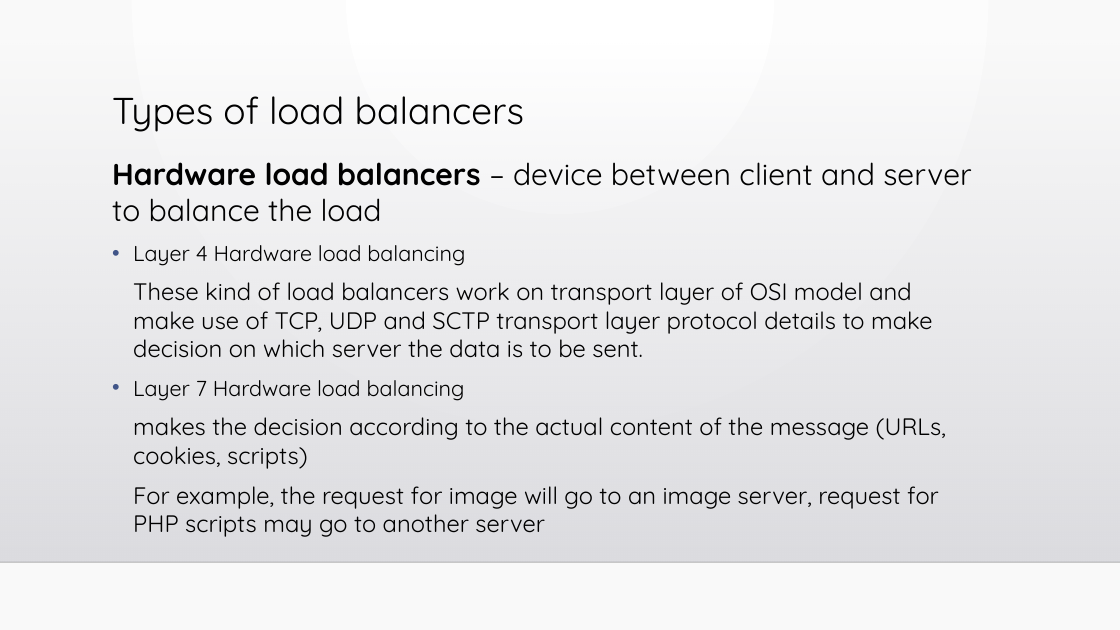
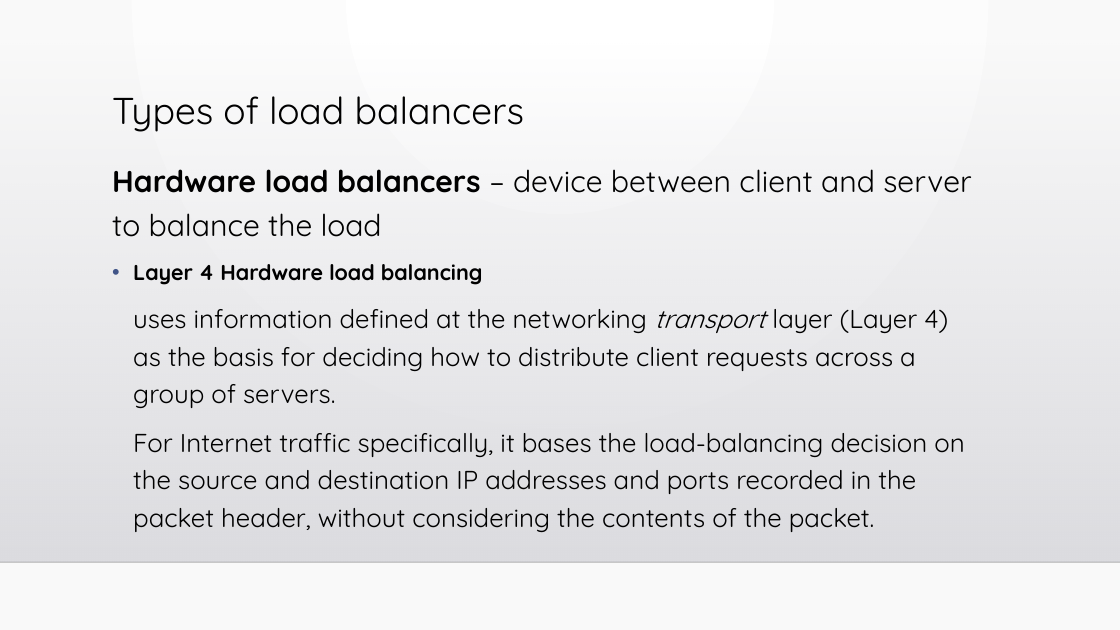
Before and after one commit to Shishir-Kul-012426401/DistributedSystems, a slide deck: slide 3 of Homework 9 - Distributed Applications/load_balancer.pptx (slide 4 before the commit). Drawn at 1120x630 pixels with LibreOffice and Linux fonts; fonts in the diff are those of the drawing; background and template pictures are left out. Boxes give left, top, right and bottom in pixels: in the first picture for what was removed or moved away, otherwise in the second. Text is boxed around its words. In the diff, an @@ line names an element or a change of style, - is before the commit and + after.

Commit message:
cs249: updated ppt

```diff
--- a/Homework 9 - Distributed Applications/load_balancer.pptx
+++ b/Homework 9 - Distributed Applications/load_balancer.pptx
@@ text at <box>112,169,971,285</box>: bold on in "Layer 4 Hardware load balancing"; line spacing 1 to 1.2 @@
@@ text at <box>133,309,964,532</box>: text changed; size 20.4 to 22.2 pt @@
-These kind of load balancers work on transport layer of OSI model and make use of TCP, UDP and SCTP transport layer protocol details to make decision on which server the data is to be sent.
-• Layer 7 Hardware load balancing
-makes the decision according to the actual content of the message (URLs, cookies, scripts)
-For example, the request for image will go to an image server, request for PHP scripts may go to another server
+uses information defined at the networking transport layer (Layer 4) as the basis for deciding how to distribute client requests across a group of servers.
+For Internet traffic specifically, it bases the load-balancing decision on the source and destination IP addresses and ports recorded in the packet header, without considering the contents of the packet.
```
Also in this commit, not shown: 4 other slides changed, 8 slides added, 1 slide removed.
